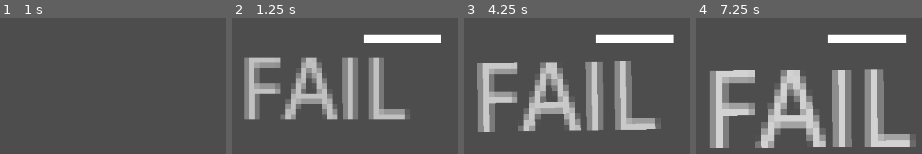
Above: before the commit, frames 1-4 (left to right).
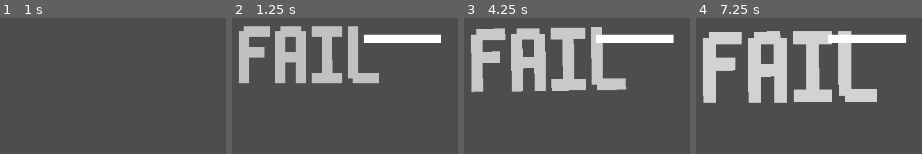
Above: after the commit, the same moments.

Repository: LiranDat/Spitandspell
Game: Godot game, scene res://lyric_test.tscn
Two runs of this game, one before a commit and one after it. Both use one fixed random seed, a clock stepped at 60 frames per second and the inputs below. This scene is started directly instead of the project's main scene.
Inputs (mouse positions are in pixels of both pictures, inside the frame that each line leads up to):
- Up to frame 1 (1 s): tap Enter at 0.5 s; move the mouse to (outside the picture) at 0.52 s; click (outside the picture) at 0.67 s
- Up to frame 2 (1.25 s): no input
- Up to frame 3 (4.25 s): move the mouse to (outside the picture) at 1.27 s; click (outside the picture) at 1.42 s; tap Space at 2 s; move the mouse to (624, 109) at 2.02 s; click (624, 109) at 2.17 s; move the mouse to (outside the picture) at 2.77 s; click (outside the picture) at 2.92 s; tap Enter at 3.5 s; move the mouse to (outside the picture) at 3.52 s; click (outside the picture) at 3.67 s
- Up to frame 4 (7.25 s): move the mouse to (outside the picture) at 4.27 s; click (outside the picture) at 4.42 s; tap Space at 5 s; move the mouse to (outside the picture) at 5.02 s; click (outside the picture) at 5.17 s; move the mouse to (outside the picture) at 5.77 s; click (outside the picture) at 5.92 s; move the mouse to (outside the picture) at 6.52 s; click (outside the picture) at 6.67 s

Frame 1 is identical in both runs. In frame 2, 27% of the frame differs, in the area x 3-79%, y 5-75%; in frame 3, 32%; in frame 4, 41%, in the area x 3-98%, y 9-96%.
Error in both runs: Invalid access of index '0' on a base object of type: 'PackedStringArray'. (res://scenes/lyrics/lyrics.gd:20)

Commit message:
keine ahnung

Diff:
--- a/scenes/lyrics/lyrics.tscn
+++ b/scenes/lyrics/lyrics.tscn
@@ -1,6 +1,7 @@
-[gd_scene load_steps=2 format=3 uid="uid://cafagrb0vw5pl"]
+[gd_scene load_steps=3 format=3 uid="uid://cafagrb0vw5pl"]
 
 [ext_resource type="Script" uid="uid://ddpr70s8jwaq5" path="res://scenes/lyrics/lyrics.gd" id="1_benk7"]
+[ext_resource type="FontFile" uid="uid://6ybbtdjigu8h" path="res://fonts/m6x11.ttf" id="1_s2xdx"]
 
 [node name="lyrics" type="RichTextLabel"]
 anchors_preset = 15
@@ -8,6 +9,7 @@
 anchor_bottom = 1.0
 grow_horizontal = 2
 grow_vertical = 2
+theme_override_fonts/normal_font = ExtResource("1_s2xdx")
 scroll_active = false
 autowrap_mode = 0
 horizontal_alignment = 1
@@ -25,3 +27,4 @@
 layout_mode = 0
 offset_right = 40.0
 offset_bottom = 40.0
+theme_override_fonts/normal_font = ExtResource("1_s2xdx")
--- a/scenes/new_score/new_score.tscn
+++ b/scenes/new_score/new_score.tscn
@@ -1,5 +1,6 @@
-[gd_scene load_steps=2 format=3 uid="uid://b1x8whst05lgv"]
+[gd_scene load_steps=3 format=3 uid="uid://b1x8whst05lgv"]
 
+[ext_resource type="FontFile" uid="uid://6ybbtdjigu8h" path="res://fonts/m6x11.ttf" id="1_1rveo"]
 [ext_resource type="Script" uid="uid://ch46pwnwf5xht" path="res://scenes/new_score/new_score.gd" id="1_13l2v"]
 
 [node name="new_score" type="RichTextLabel"]
@@ -8,4 +9,5 @@
 anchor_bottom = 1.0
 grow_horizontal = 2
 grow_vertical = 2
+theme_override_fonts/normal_font = ExtResource("1_1rveo")
 script = ExtResource("1_13l2v")
--- a/scenes/past_word/past_word.tscn
+++ b/scenes/past_word/past_word.tscn
@@ -1,6 +1,7 @@
-[gd_scene load_steps=2 format=3 uid="uid://do4tiutb84hy"]
+[gd_scene load_steps=3 format=3 uid="uid://do4tiutb84hy"]
 
 [ext_resource type="Script" uid="uid://dgj5g4mry26eh" path="res://scenes/past_word/past_word.gd" id="1_6kcfk"]
+[ext_resource type="FontFile" uid="uid://6ybbtdjigu8h" path="res://fonts/m6x11.ttf" id="1_w0txt"]
 
 [node name="past_word" type="RichTextLabel"]
 anchors_preset = 15
@@ -8,6 +9,7 @@
 anchor_bottom = 1.0
 grow_horizontal = 2
 grow_vertical = 2
+theme_override_fonts/normal_font = ExtResource("1_w0txt")
 autowrap_mode = 0
 horizontal_alignment = 1
 vertical_alignment = 1
